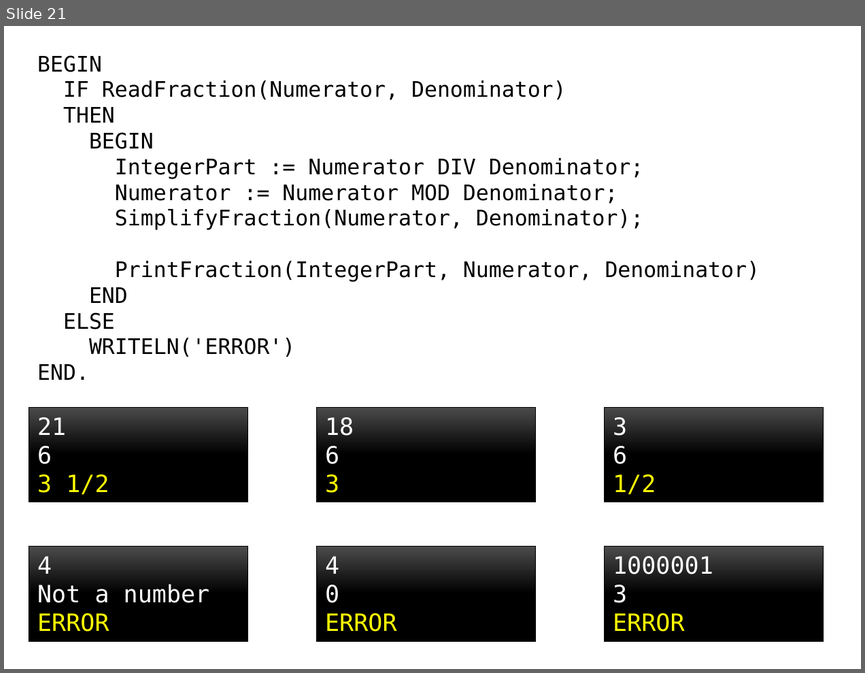
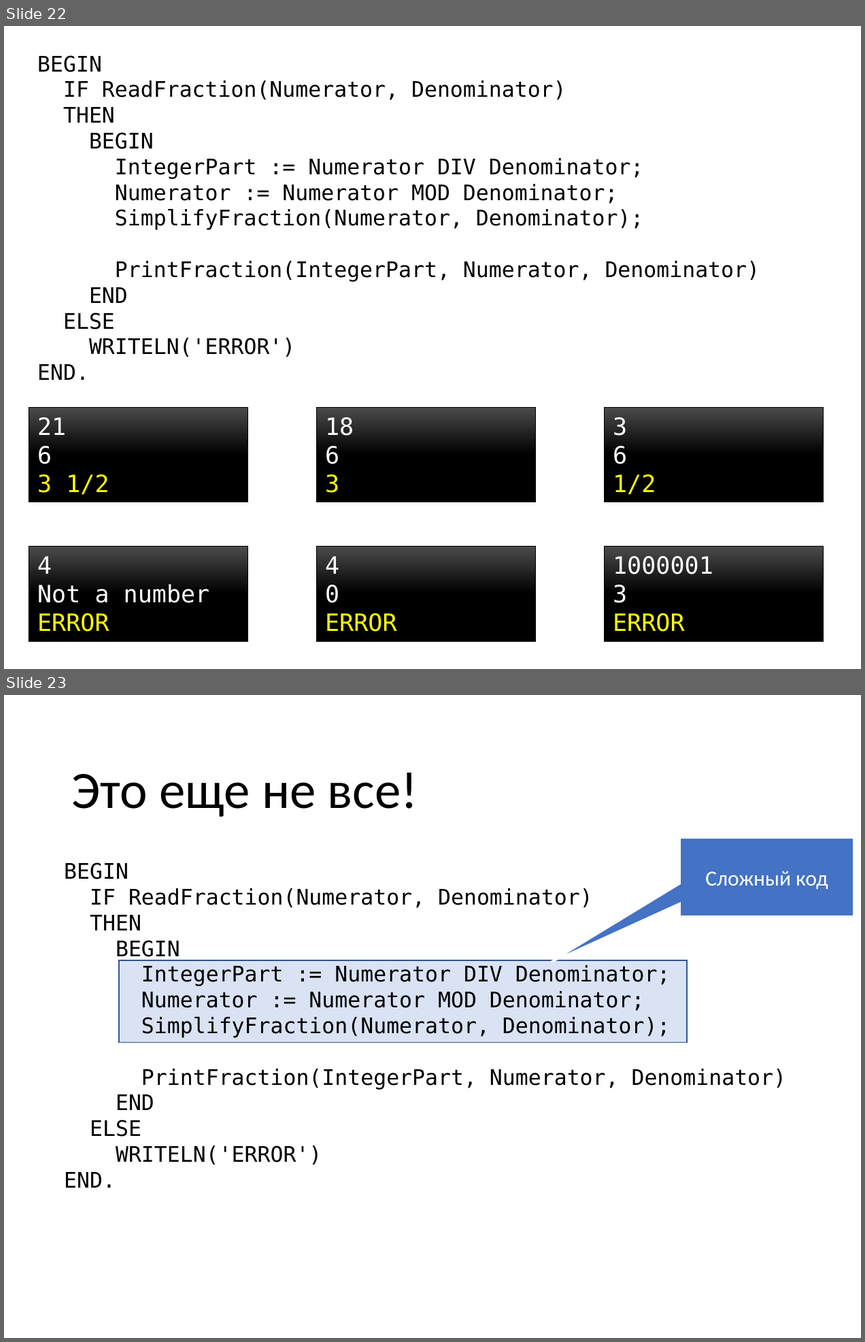
Before and after one commit to alexey-malov/fraction, a slide deck: Explanation.pptx. Shown one above the other, each under a label of ours: slide 21 before the commit, slides 22 and 23 after it. The pictures are 865x673 and 865x1342 pixels, drawn with LibreOffice and Linux fonts; fonts in the diff are those of the drawing. Boxes give left, top, right and bottom in pixels: in the first picture for what was removed or moved away, otherwise in the second. Text is boxed around its words. In the diff, an @@ line names an element or a change of style, - is before the commit and + after.

```diff
--- a/Explanation.pptx
+++ b/Explanation.pptx
@@ slide 23 added at <box>4,695,861,1338</box>, background #FFFFFF @@
@@ title added at <box>71,773,418,817</box>, 44 pt, text #000000 @@
+Это еще не все!
@@ speech box added at <box>680,838,854,917</box>, fill #4472C4, outline #FFFFFF 1.5 pt, 18 pt, text #FFFFFF @@
+Сложный код
@@ text added at <box>64,862,787,1187</box>, 18 pt, text #000000 @@
+BEGIN
+IF ReadFraction(Numerator, Denominator)
+THEN
+BEGIN
+IntegerPart := Numerator DIV Denominator;
+Numerator := Numerator MOD Denominator;
+SimplifyFraction(Numerator, Denominator);
+PrintFraction(IntegerPart, Numerator, Denominator)
+END
+ELSE
+WRITELN('ERROR')
+END.
@@ rectangle added at <box>119,961,686,1042</box>, fill #DAE3F3, outline #325491 1 pt @@
@@ what was slide 21 is now slide 22 @@
```
Also in this commit, not shown: 5 slides changed, 5 other slides added.
